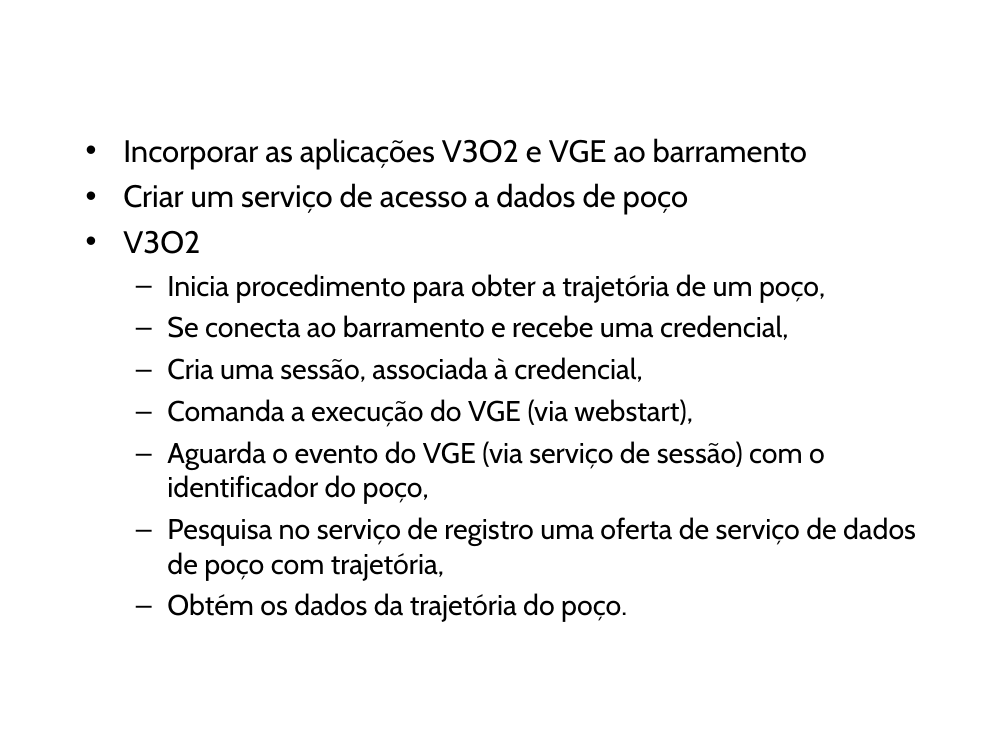
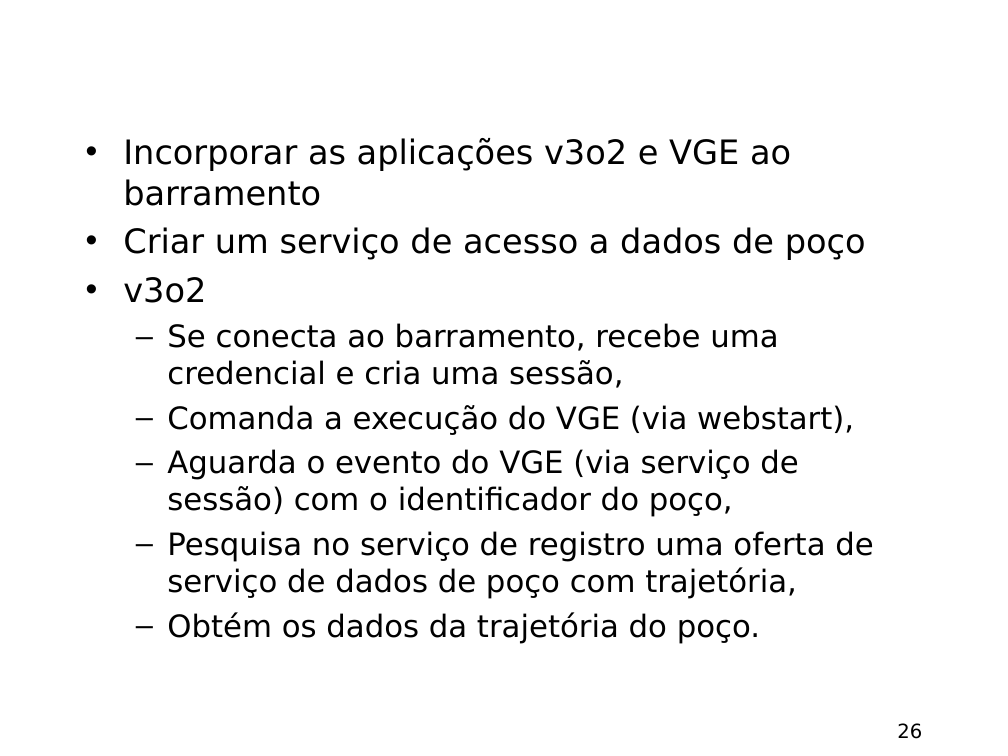
Before and after one commit to amadeubarbosa/openbus-core, a slide deck: slide 26 of docs/apresentacao/OpenBUS.ppt (slide 21 before the commit). Drawn at 1008x756 pixels with LibreOffice and Linux fonts; fonts in the diff are those of the drawing; background and template pictures are left out. Boxes give left, top, right and bottom in pixels: in the first picture for what was removed or moved away, otherwise in the second. Text is boxed around its words. In the diff, an @@ line names an element or a change of style, - is before the commit and + after.

```diff
--- a/docs/apresentacao/OpenBUS.ppt
+++ b/docs/apresentacao/OpenBUS.ppt
@@ text at [123, 138, 791, 206]: text changed; size 22.2 to 24 pt; font Cabin to DejaVu Sans @@
-• Incorporar as aplicações V3O2 e VGE ao barramento
+• Incorporar as aplicações v3o2 e VGE ao barramento
@@ text at [123, 227, 873, 644]: size 22.2 to 24 pt in "Criar um serviço de acesso a dados ..."; font Cabin to DejaVu Sans in "Criar um serviço de acesso a dados ...", "Comanda a execução do VGE (via webstart),", "Aguarda o evento do VGE (via serviço ...", "Pesquisa no serviço de registro uma oferta ..." and 1 more places; size 20.4 to 22 pt in "Comanda a execução do VGE (via webstart),", "Aguarda o evento do VGE (via serviço ...", "Pesquisa no serviço de registro uma oferta ...", "Obtém os dados da trajetória do poço." @@
@@ text at [123, 277, 778, 388]: text changed; size 20.4 to 22 pt; font Cabin to DejaVu Sans @@
-• V3O2
-  – Inicia procedimento para obter a trajetória de um poço,
-  – Se conecta ao barramento e recebe uma credencial,
-  – Cria uma sessão, associada à credencial,
+• v3o2
+  – Se conecta ao barramento, recebe uma credencial e cria uma sessão,
@@ page number added at [897, 723, 922, 739], 14 pt, text #000000 @@
+26
```
Also in this commit, not shown: 22 other slides changed, 4 slides added, 1 slide removed.
